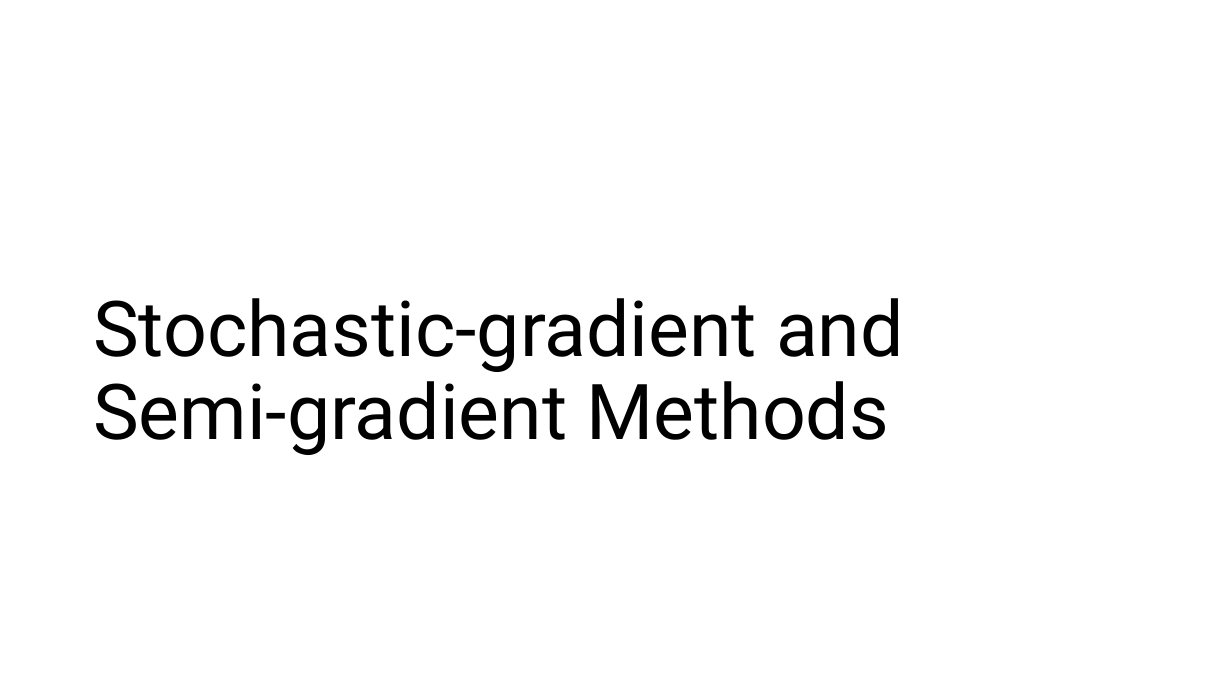
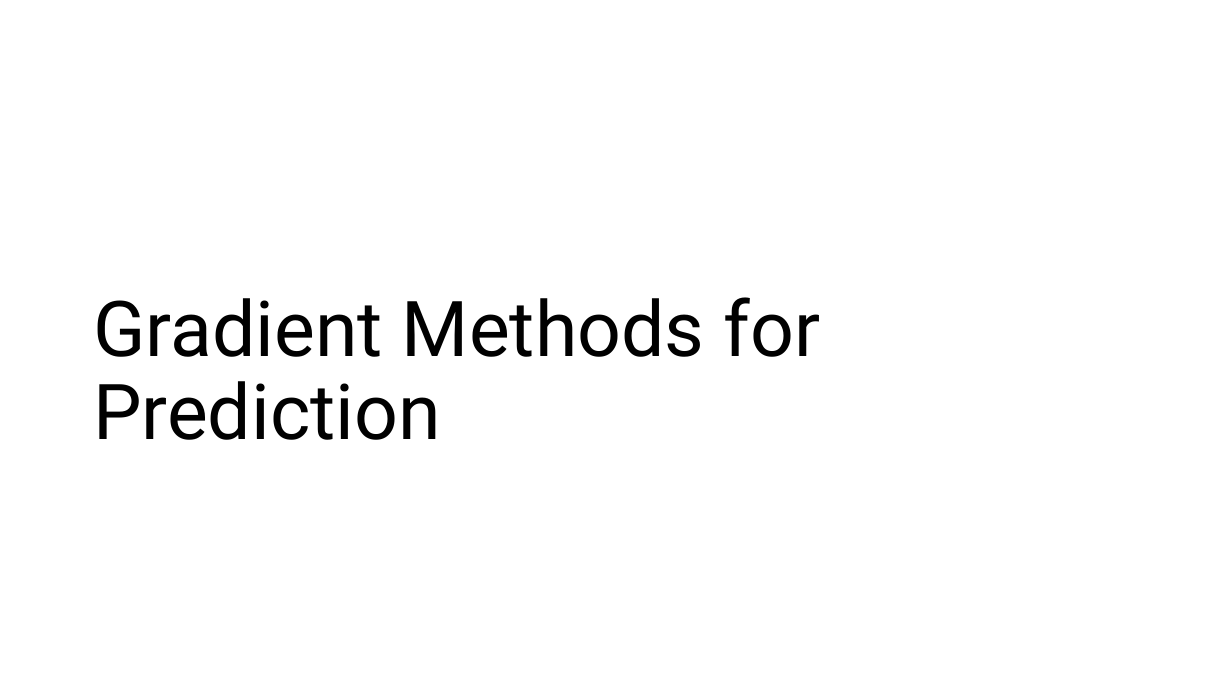
Before and after one commit to mhahsler/Introduction_to_Reinforcement_Learning, a slide deck: slide 9 of slides/Lecture_Chapter09.pptx. Drawn at 1232x693 pixels with LibreOffice and Linux fonts; fonts in the diff are those of the drawing. Boxes give left, top, right and bottom in pixels: in the first picture for what was removed or moved away, otherwise in the second. Text is boxed around its words. In the diff, an @@ line names an element or a change of style, - is before the commit and + after.

```diff
--- a/slides/Lecture_Chapter09.pptx
+++ b/slides/Lecture_Chapter09.pptx
@@ title at bbox=[93, 297, 820, 440]: text changed @@
-Stochastic-gradient and
-Semi-gradient Methods
+Gradient Methods for Prediction
```
Also in this commit, not shown: 14 other slides changed, 4 slides added, 3 slides removed, 5 other files.
